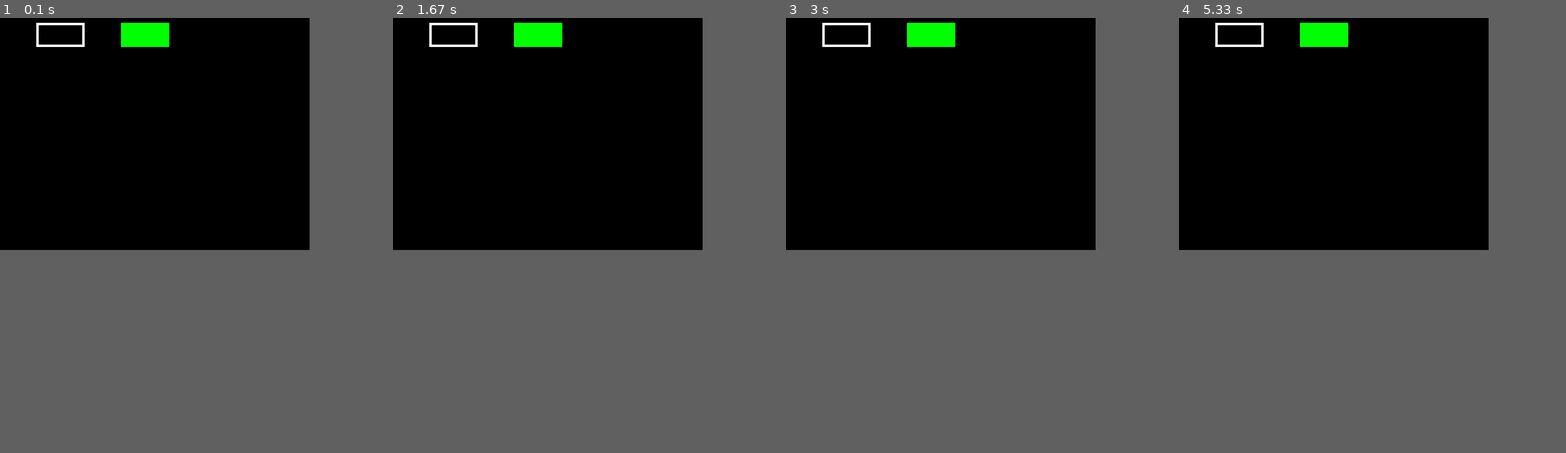
Above: before the commit, frames 1-4 (left to right).
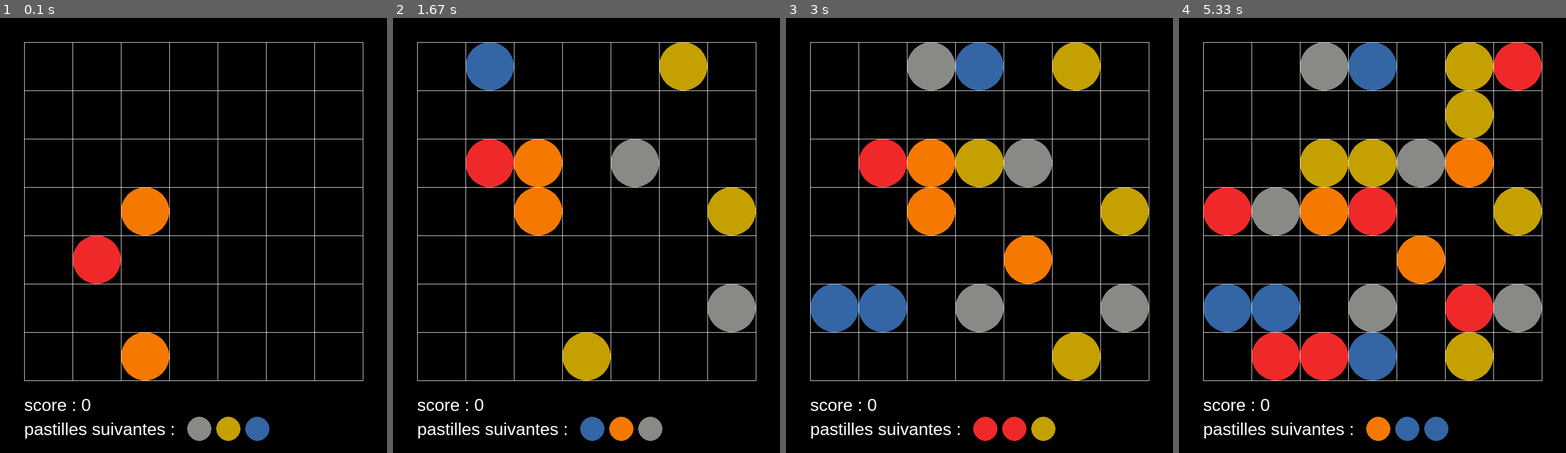
Above: after the commit, the same moments.

Repository: remipannequin/fiver
Game: pygame game, started from pygame_test.py
Same seed, same stepped clock (60 frames per second), same inputs: the game is played once before the commit and once after it.
Inputs (mouse positions are in pixels of both pictures, inside the frame that each line leads up to):
- Up to frame 1 (0.1 s): no input
- Up to frame 2 (1.67 s): tap Space at 0.33 s; click (493, 239) at 0.8 s; click (466, 170) at 1.2 s; click (485, 74) at 1.6 s
- Up to frame 3 (3 s): move the mouse to (987, 87) at 1.87 s; click (987, 87) at 2 s; move the mouse to (960, 348) at 2.27 s; click (960, 348) at 2.4 s; click (967, 161) at 2.8 s
- Up to frame 4 (5.33 s): click (1318, 144) at 3.2 s; click (1473, 196) at 3.6 s; move the mouse to (1492, 226) at 3.87 s; click (1492, 226) at 4 s; move the mouse to (1453, 157) at 4.27 s; click (1453, 157) at 4.4 s; click (1260, 152) at 4.8 s; click (1387, 218) at 5.2 s
The window is 640x480 before the commit and 800x900 after it. Grey fills any space a smaller window leaves; there, only what the larger window draws over its background counts as a difference.

The runs differ from the first frame. In frame 1, 7.0% of the frame differs, in the area x 6-94%, y 1-98%; in frame 2, 13%; in frame 3, 20%; in frame 4, 30%.

Commit message:
ui for playing

Diff:
--- a/game.py
+++ b/game.py
@@ -310,7 +310,7 @@
                             else:
                                 free += 1
                         diff = 4 - same - free
-                        if same >= diff:
+                        if same > diff:
                             v += math.pow(same - diff + 1, 2)*10 + free
                     result[r][c][t] = v
         self.cache = result
--- a/piecegenerator.py
+++ b/piecegenerator.py
@@ -78,6 +78,9 @@
         return hash(self.id)
 
 
+    def __repr__(self):
+        return "Piece %d" %self.id
+
 if __name__=='__main__':
     import doctest
     doctest.testmod()
--- a/player.py
+++ b/player.py
@@ -92,6 +92,17 @@
     return g.score
 
 
+def step(g):
+    hp = Helper(g)
+    act = hp.actions()
+    #search best action
+    hp.build_eval_cache()
+    (src, dst) = heuristic_2(hp, act)
+    #apply action
+    g.make_move(src.row, src.col, dst.row, dst.col)
+
+
+
 if __name__=='__main__':
     import matplotlib
     import numpy as np
@@ -99,7 +110,7 @@
     import scipy.io
 
     scores = []
-    for i in range(100):
+    for i in range(1000):
         g = Game()
         scores.append(heuristic_player(g, heuristic_2, False))
         print('game %s' % i)
@@ -107,10 +118,10 @@
     print("moyenne:")
     print(sum(scores)/len(scores))
 
-    if path.isfile('heuristic.mat'):
-        mat = scipy.io.loadmat('heuristic.mat')
-        scores = mat['score'].tolist()[0] + scores
-    scipy.io.savemat('heuristic.mat', {'score':scores})
+    #if path.isfile('heuristic.mat'):
+    #    mat = scipy.io.loadmat('heuristic.mat')
+    #    scores = mat['score'].tolist()[0] + scores
+    #scipy.io.savemat('heuristic.mat', {'score':scores})
 
 
 
--- a/pygame_test.py
+++ b/pygame_test.py
@@ -3,49 +3,136 @@
 
 
 import pygame
+from game import Game, Helper
+from player import step
 
 pygame.init()
-
-
-fenetre = pygame.display.set_mode((640, 480))
-
+pygame.font.init()
+#print(pygame.font.get_fonts())
+g = Game()
+#couleur des pieces
 CIEL = 0, 200, 255
 WHITE = 255, 255, 255
 GREEN = 0, 255, 0
 RED = 255, 0, 0
+skyblue = pygame.Color("#3465a4")
+COULEUR = [pygame.Color(x) for x in ["#3465a4", "#ef2929", "#c4a000",
+                    "#f57900", "#888a85"] ]
+#variables
+rectangle_blanc = False
 clock = pygame.time.Clock()
+nb_cols = g.n_cols
+nb_lines = g.n_rows
+rayon_cercle = 50
+diametre_cercle =  rayon_cercle*2
+arrete_carré = diametre_cercle
+longueur_ligne_verticales = nb_lines * arrete_carré
+longueur_ligne_horizontales = nb_cols * arrete_carré
+loop = True
+moitiérayon = 25
+game_over = False
+fenetre = pygame.display.set_mode((800, 900))
 
+#boucle
+while loop:
+    background = pygame.Surface(fenetre.get_size())
+    #background.fill(CIEL)
+    #programmes d'edition du texte
+    if pygame.font:
+        font = pygame.font.SysFont("arial", 36)
+        font2 = pygame.font.SysFont("arial", 70)
+        text = font.render("score : %d"%g.score, 1, WHITE)
+        textpos = text.get_rect()
+        textpos.left = 50
+        textpos.centery = 800
+        background.blit(text, textpos)
+    #texte pour les pastilles suivantes
+    text3 =font.render("pastilles suivantes : ",1,WHITE)
+    text3pos = text3.get_rect()
+    text3pos.left = 50
+    text3pos.centery = 850
+    background.blit(text3, text3pos)
+    # Ajout du fond dans la fenêtre
+    fenetre.blit(background, (0, 0))
 
-loop = True
-while loop:
-    #background = pygame.Surface(fenetre.get_size())
-    #background.fill(CIEL)
+    if rectangle_blanc :
+        pygame.draw.rect (fenetre,WHITE,(numero_case_x*100 + 50,numero_case_y*100 +50,diametre_cercle,diametre_cercle))
+    pieces = []
+    #dessin des cercles (pieces)
+    for rangee in range(nb_lines):
+        for index in range(nb_cols):
+            piece = g.board.get_piece(rangee, index)
+            if piece is not None:
+                c = pygame.draw.circle(fenetre, COULEUR[piece.id],
+                               [50+ index * diametre_cercle + rayon_cercle, 50 + rangee*diametre_cercle +rayon_cercle],
+                               rayon_cercle)
+                pieces.append(c)
 
-    # Ajout du fond dans la fenêtre
-    #fenetre.blit(background, (0, 0))
+    decalage = 0
+    for piece in g.next_pieces_queue:
+        pygame.draw.circle(fenetre, COULEUR[piece.id], [text3pos.right +15 +moitiérayon+ decalage, 850 ], moitiérayon)
+        decalage = decalage + 60
 
-    # Draw a rectangle outline
-    rect_white = pygame.draw.rect(fenetre, WHITE, [75, 10, 100, 50],
-                                    5)
-    # Draw a solid rectangle
-    rect_green = pygame.draw.rect(fenetre, GREEN, [250, 10, 100, 50])
-
-    # retourne 1 si le curseur est au dessus du rectangle
-    mouse_xy = pygame.mouse.get_pos()
-    over_white = rect_white.collidepoint(mouse_xy)
-    over_green = rect_green.collidepoint(mouse_xy)
-    print(over_white, over_green)
-
+    for index in range(nb_cols+1):
+        depart = [50+index*diametre_cercle, 50]
+        fin = [depart[0], depart[1] + longueur_ligne_verticales]
+        pygame.draw.line(fenetre,WHITE, depart, fin)
+    for index in range(nb_lines+1):
+        pygame.draw.line(fenetre,WHITE, [50, 50+index*diametre_cercle],[(50+nb_cols*diametre_cercle), 50+index*diametre_cercle])
+    #texte pour ecrire game_over
+    if game_over :
+        text2 = font2.render("GAME OVER", 1, WHITE)
+        text2pos = text2.get_rect()
+        text2pos.centerx = 400
+        text2pos.centery = 400
+        fenetre.blit(text2, text2pos)
+        rect_green = pygame.draw.rect(fenetre, RED, [550, 800, 200, 50])
+        text4 = font.render("rejouer",1, WHITE)
+        text4pos = text4.get_rect()
+        text4pos.centerx = rect_green.centerx
+        text4pos.centery = rect_green.centery
+        fenetre.blit(text4, text4pos)
+    #Analyse des evenments
     for event in pygame.event.get():
         if event.type == pygame.QUIT:
             loop = False
-        # si clic, le vert devient rouge
         elif event.type == pygame.MOUSEBUTTONDOWN:
-            print('click')
+            x,y = event.pos
+            #savoir dans quelle case se situe le clic
+            if x > 50 and y > 50 and x <  nb_cols * diametre_cercle + 50 and y < nb_lines * diametre_cercle + 50 :
+                numero_case_x = ((x-50)//diametre_cercle)
+                numero_case_y = ((y-50)//diametre_cercle)
+                print (numero_case_x)
+                print (numero_case_y)
+                piece = g.board.get_piece(numero_case_y, numero_case_x)
+                #si il y a une pièce,rectangle blanc est vrai,si il n'y en a pas , regarder si on a déjà clique sur une piece avant.Si oui,la faire bouger jusqu'à la case vide.
+                #Si non, ne rien faire
+                if piece is not None :
+                    print ("case avec %s" % piece)
+                    numero_case_x2 = numero_case_x
+                    numero_case_y2 = numero_case_y
+                    rectangle_blanc = True
+                else:
+                    print ("case sans piece")
+                    if rectangle_blanc is True :
+
+                        g.make_move(numero_case_y2, numero_case_x2,numero_case_y, numero_case_x)
+                    rectangle_blanc = False
+            elif rect_green.collidepoint(event.pos):
+                #clique sur le rectangle vert
+                g = Game()
+                game_over = False
+
+        elif event.type == pygame.KEYDOWN and event.key == 32 and not game_over:
+            step(g)
+    #si leu jeu est fini,game over est vrai
+    if g.check_game_over():
+        game_over =True
+
+
 
     # Actualisation de l'affichage
     pygame.display.flip()
     # 10 fps
     clock.tick(10)
-    print("looping")
 print("end")
